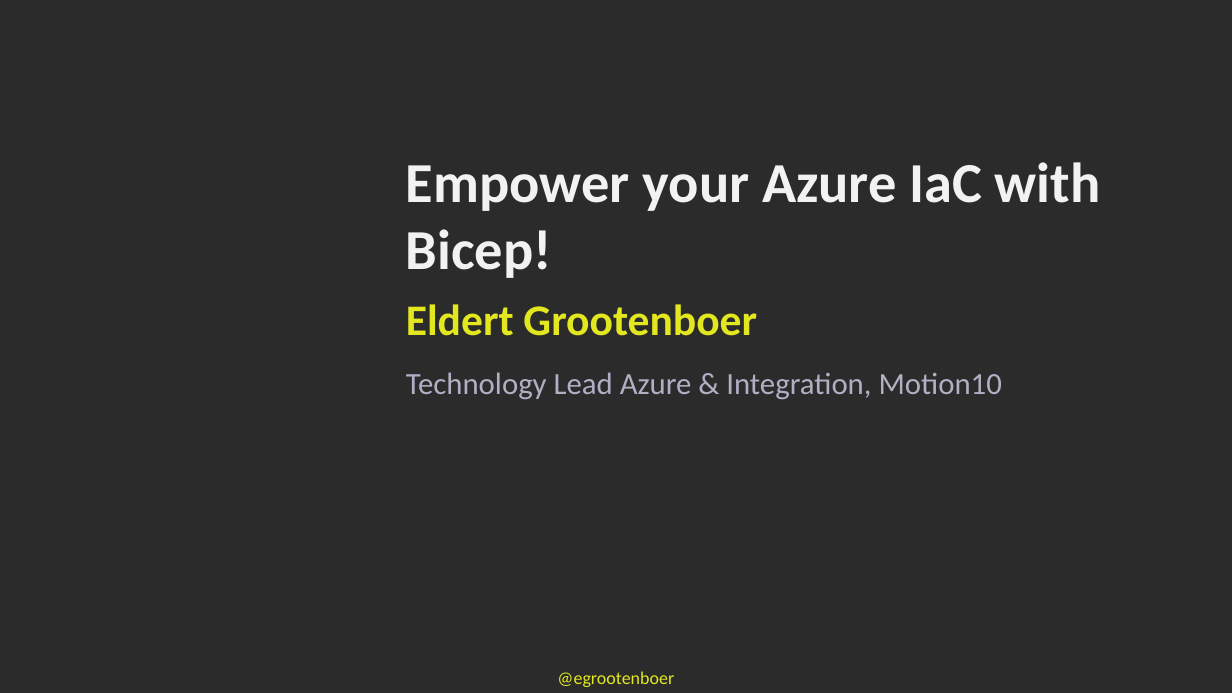
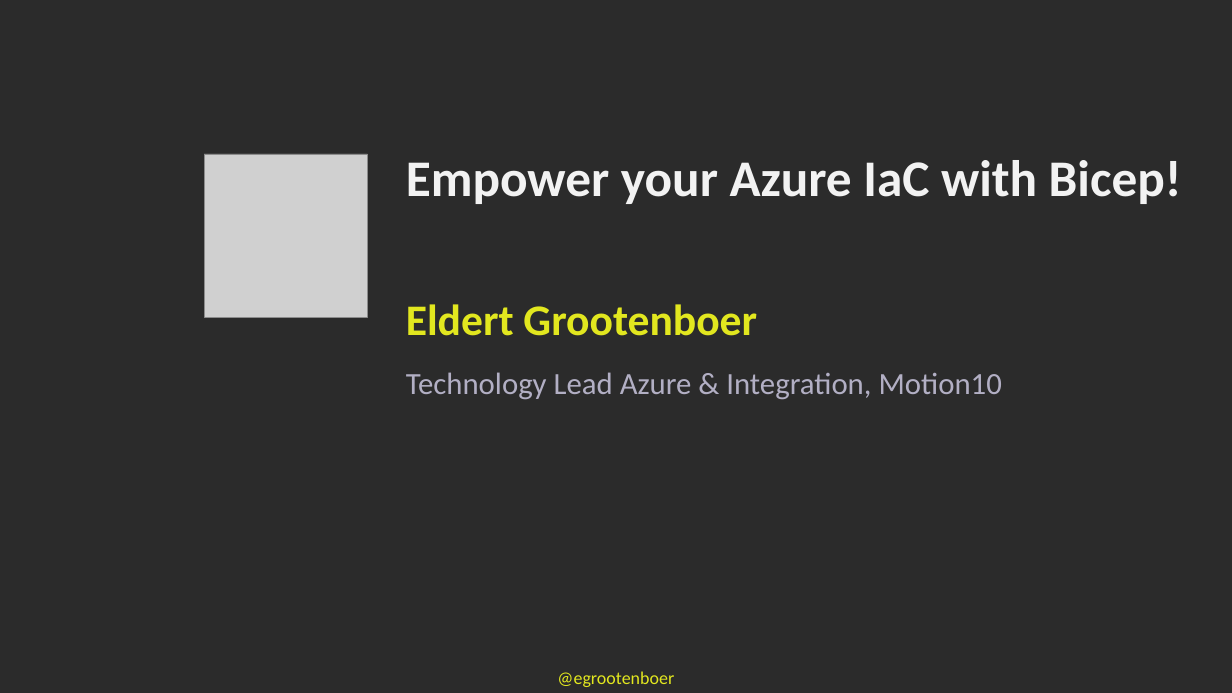
Before and after one commit to EldertGrootenboer/Empower-your-Azure-IaC-with-Bicep, a slide deck: slide 2 of Empower your Azure IaC with Bicep!.pptx. Drawn at 1232x693 pixels with LibreOffice and Linux fonts; fonts in the diff are those of the drawing; grey boxes stand for pictures; background and template pictures are left out; a plain dark background stands for a picture behind light text. Boxes give left, top, right and bottom in pixels: in the first picture for what was removed or moved away, otherwise in the second. Text is boxed around its words. In the diff, an @@ line names an element or a change of style, - is before the commit and + after.

```diff
--- a/Empower your Azure IaC with Bicep!.pptx
+++ b/Empower your Azure IaC with Bicep!.pptx
@@ text "Empower your Azure IaC with ..." at (406, 160, 1182, 204): size 44 to 40 pt @@
@@ picture added at (204, 154, 368, 318) @@
```
Also in this commit, not shown: 9 other slides changed.
